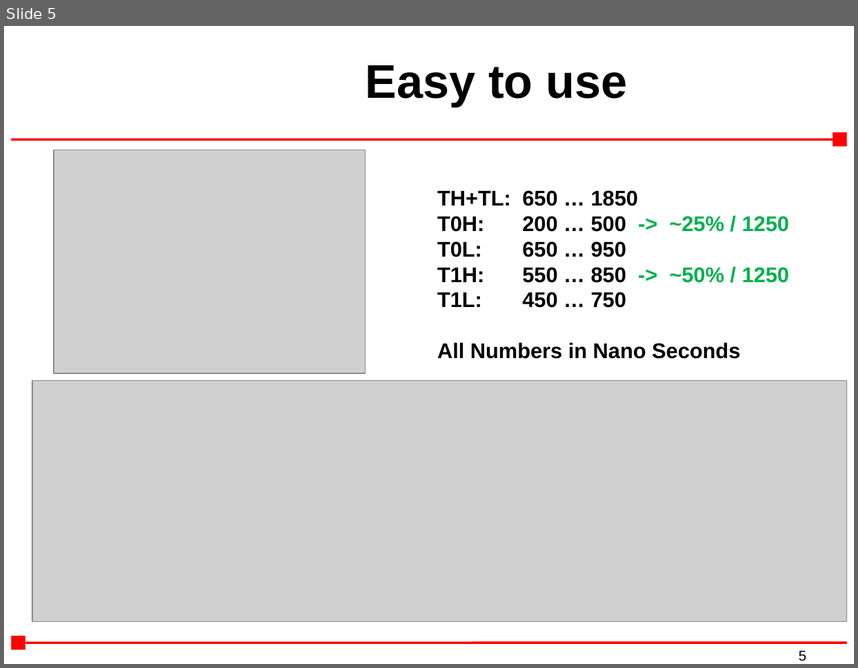
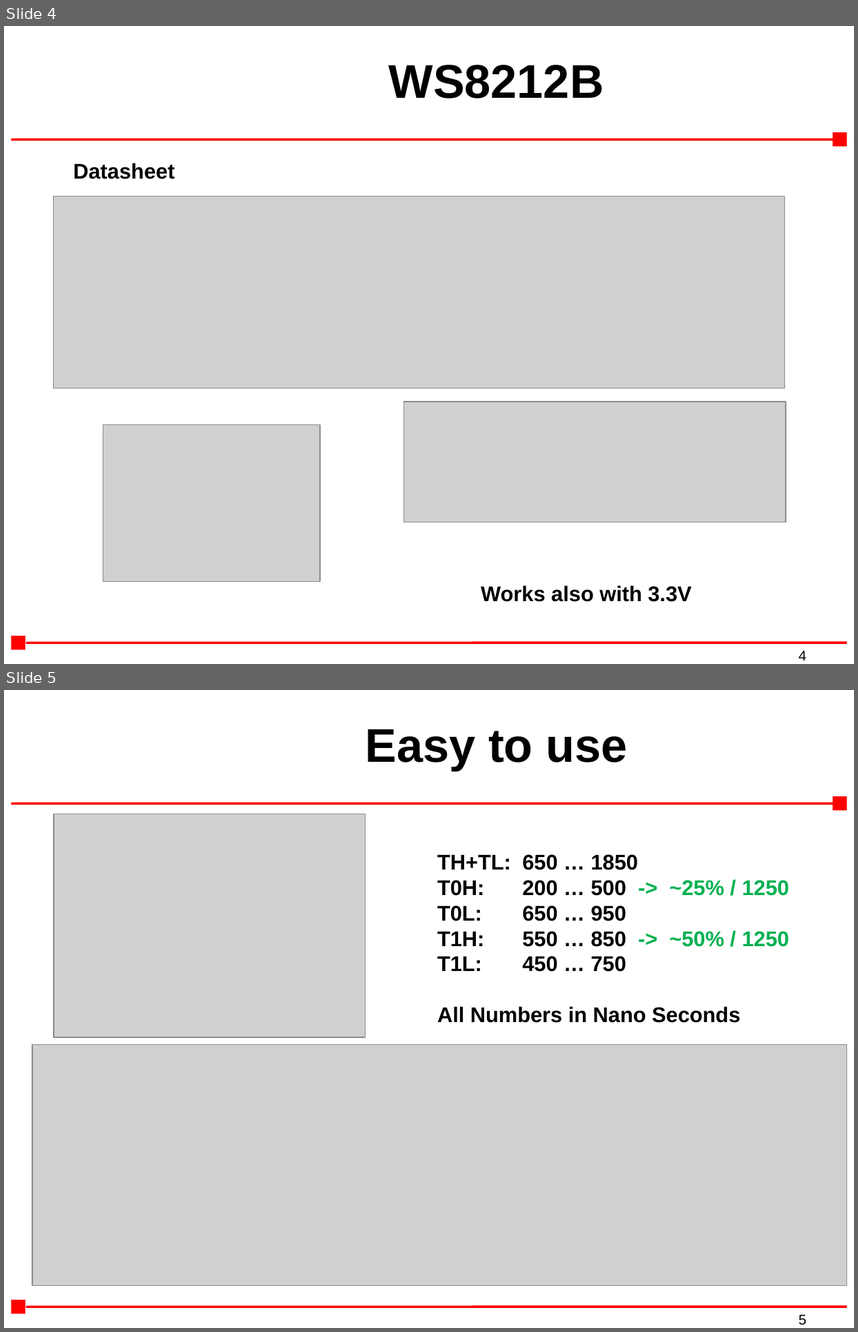
Before and after one commit to sponkytoo/Moving-Colors, a slide deck: PIC18F25K42_WS2812B.ppt. Shown one above the other, each under a label of ours: slide 5 before the commit, slides 4 and 5 after it. The pictures are 858x668 and 858x1332 pixels, drawn with LibreOffice and Linux fonts; fonts in the diff are those of the drawing; grey boxes stand for pictures; background and template pictures are left out. Boxes give left, top, right and bottom in pixels: in the first picture for what was removed or moved away, otherwise in the second. Text is boxed around its words. In the diff, an @@ line names an element or a change of style, - is before the commit and + after.

```diff
--- a/PIC18F25K42_WS2812B.ppt
+++ b/PIC18F25K42_WS2812B.ppt
@@ slide 4 added at [4,26,854,664], background #FFFFFF; not listed: 5 template elements that a slide beside it also shows @@
@@ title added at [389,65,604,98], 40 pt, text #000000, bold @@
+WS8212B
@@ text added at [73,163,174,179], 18 pt, text #000000, bold @@
+Datasheet
@@ picture added at [53,196,784,388] @@
@@ picture added at [404,402,786,522] @@
@@ picture added at [103,425,320,581] @@
@@ text added at [481,585,691,601], 18 pt, text #000000, bold @@
+Works also with 3.3V
```
Also in this commit, not shown: 2 slides changed, 1 other slide added, 1 slide removed, 19 other files.
